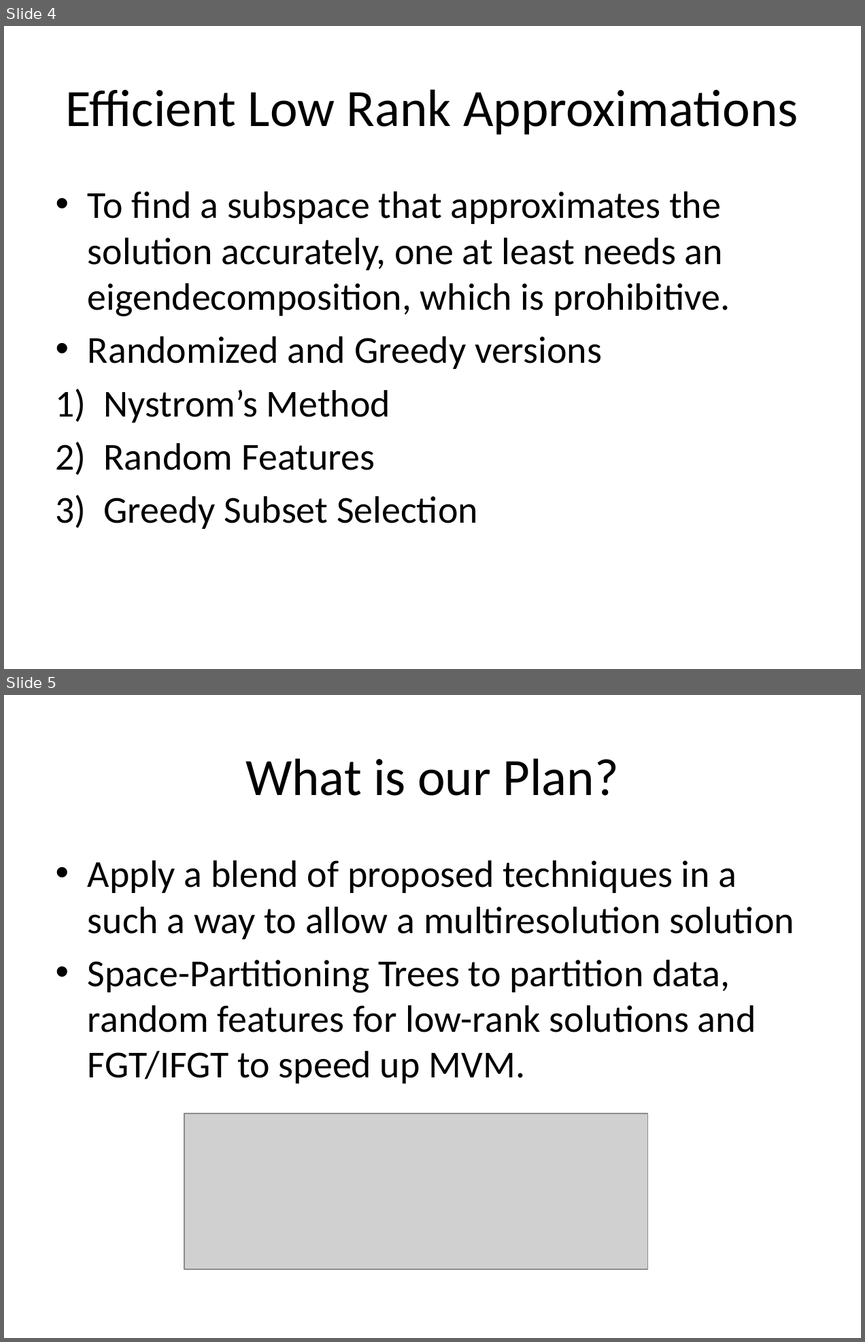
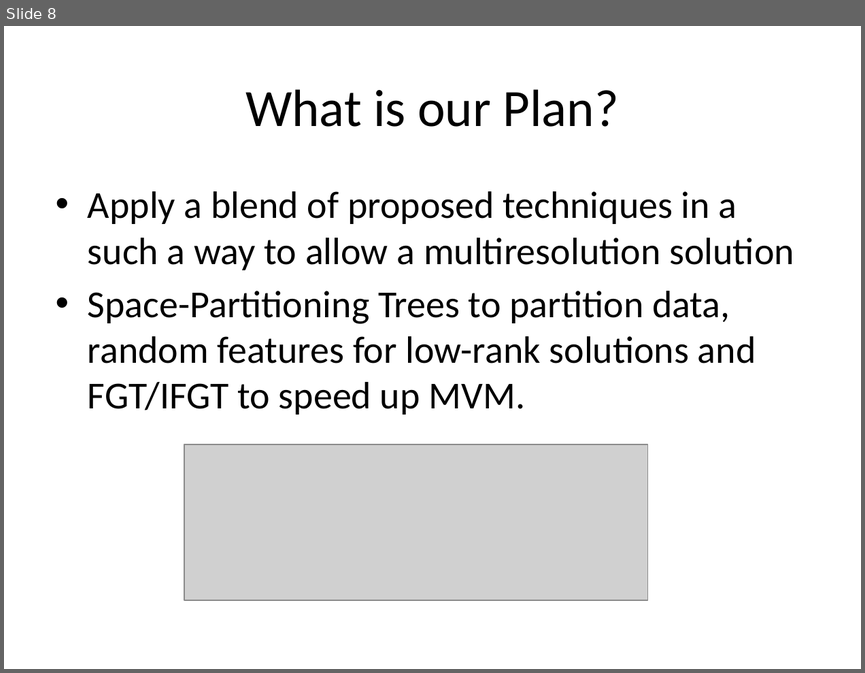
Before and after one commit to davmre/cs281b-coarse-to-fine-GPs, a slide deck: papers/Presentation_281b.pptx. Shown one above the other, each under a label of ours: slides 4 and 5 before the commit, slide 8 after it. The pictures are 865x1342 and 865x673 pixels, drawn with LibreOffice and Linux fonts; fonts in the diff are those of the drawing; grey boxes stand for pictures. Boxes give left, top, right and bottom in pixels: in the first picture for what was removed or moved away, otherwise in the second. Text is boxed around its words. In the diff, an @@ line names an element or a change of style, - is before the commit and + after.

```diff
--- a/papers/Presentation_281b.pptx
+++ b/papers/Presentation_281b.pptx
@@ slide 4 removed at [4, 26, 861, 669], background #FFFFFF @@
@@ title removed at [65, 89, 798, 135] @@
-Efficient Low Rank Approximations
@@ text removed at [88, 191, 730, 529] @@
-• To find a subspace that approximates the solution accurately, one at least needs an eigendecomposition, which is prohibitive.
-• Randomized and Greedy versions
-1) Nystrom’s Method
-2) Random Features
-3) Greedy Subset Selection
@@ what was slide 5 is now slide 8 @@
```
Also in this commit, not shown: 1 slide changed, 5 slides added, 1 other slide removed.
